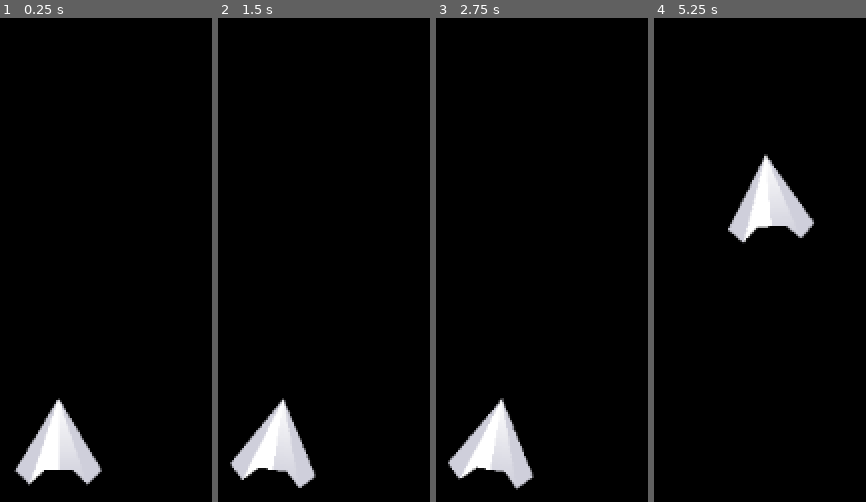
Above: before the commit, frames 1-4 (left to right).
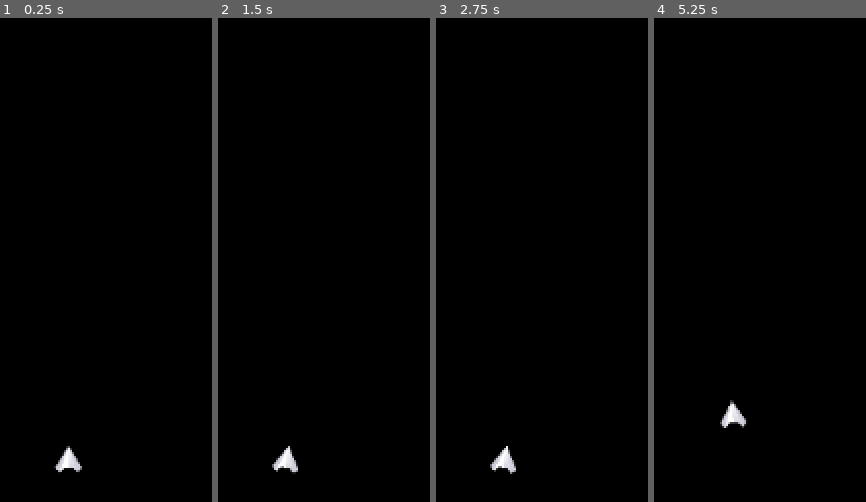
Above: after the commit, the same moments.

Repository: burakalp34/Game-Jam
Game: Godot game, scene res://Scenes/space.tscn
Same seed, same stepped clock (60 frames per second), same inputs: the game is played once before the commit and once after it.
Inputs:
- Up to frame 1 (0.25 s): no input
- Up to frame 2 (1.5 s): tap Enter at 0.5 s; hold D (Turn Right) 0.53-1.28 s; hold A (Turn Left) from 1.28 s (still down)
- Up to frame 3 (2.75 s): tap Space at 2 s; release A (Turn Left) at 2.03 s; hold D (Turn Right) from 2.03 s (still down)
- Up to frame 4 (5.25 s): tap Enter at 2.75 s; release D (Turn Right) at 2.78 s; hold W (Thrusters) 2.78-3.53 s; hold A (Turn Left) from 3.53 s (still down)

The runs differ from the first frame. In frame 1, 3.5% of the frame differs, in the area x 6-49%, y 78-97%; in frame 2, 3.4%; in frame 3, 3.4%; in frame 4, 4.1%, in the area x 31-76%, y 28-85%.

Commit message:
Variable changes

Diff:
--- a/Scenes/space.tscn
+++ b/Scenes/space.tscn
@@ -5,7 +5,7 @@
 [node name="Space" type="Node2D"]
 
 [node name="Camera2D" type="Camera2D" parent="."]
-zoom = Vector2(0.65, 0.65)
+zoom = Vector2(0.2, 0.2)
 
 [node name="Spaceship" parent="." instance=ExtResource("1_0ll74")]
 position = Vector2(-16, -28)
--- a/Scripts/SpaceshipController.gd
+++ b/Scripts/SpaceshipController.gd
@@ -4,7 +4,7 @@
 var turningRight = false
 var turningLeft = false
 
-var thrust = 5000 #in newtons
+var thrust = 3000 #in newtons
 var rcsThrust = 10000 #in newtons
 
 # Called when the node enters the scene tree for the first time.
